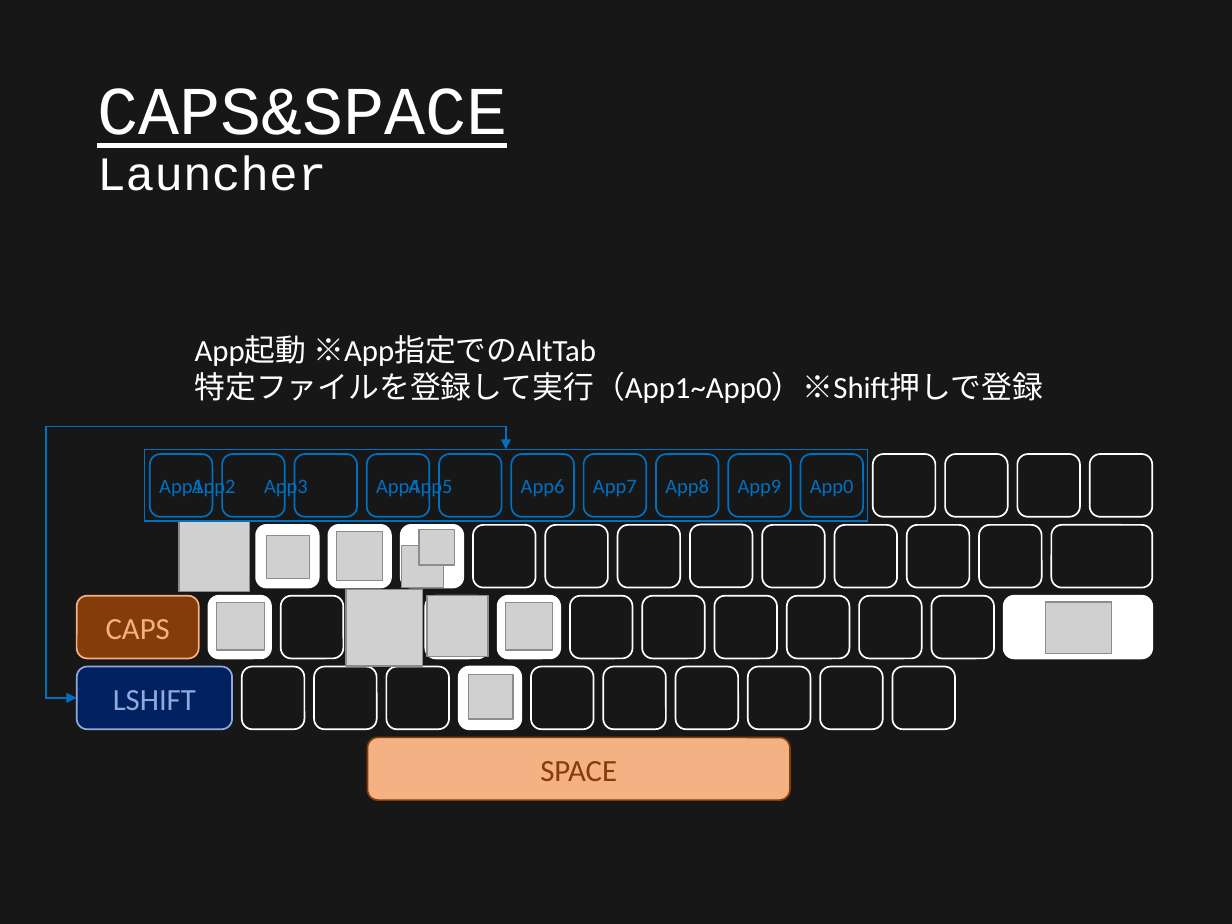
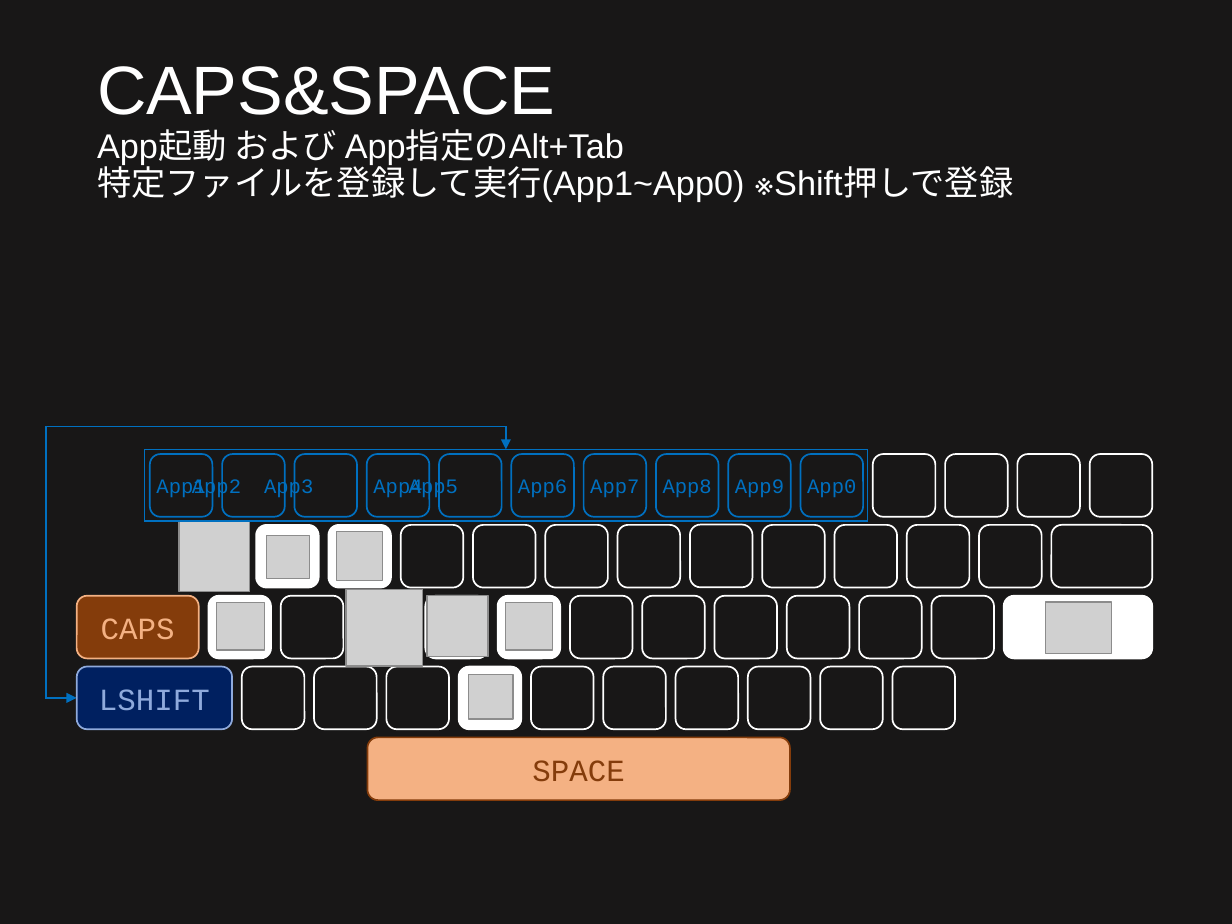
Before and after one commit to ittooo66/myAHK, a slide deck: slide 6 of MANUAL.pptx. Drawn at 1232x924 pixels with LibreOffice and Linux fonts; fonts in the diff are those of the drawing; grey boxes stand for pictures. Boxes give left, top, right and bottom in pixels: in the first picture for what was removed or moved away, otherwise in the second. Text is boxed around its words. In the diff, an @@ line names an element or a change of style, - is before the commit and + after.

```diff
--- a/MANUAL.pptx
+++ b/MANUAL.pptx
@@ title "CAPS&SPACE App起動 および App指定のAlt+Tab 特定ファイルを登録して実行(App1~App0) ..." at (x1=97, y1=66, x2=745, y2=202): vertical alignment middle to top @@
@@ title at (x1=97, y1=66, x2=745, y2=202): text changed; size 40 to 20 pt; font Courier New to Arial @@
-CAPS&SPACE
-Launcher
+CAPS&SPACE
+App起動 および App指定のAlt+Tab
+特定ファイルを登録して実行(App1~App0) ※Shift押しで登録
@@ text removed at (x1=195, y1=335, x2=1043, y2=403) @@
-    App起動 ※App指定でのAltTab
-    特定ファイルを登録して実行（App1~App0）※Shift押しで登録
@@ rounded rectangle at (x1=400, y1=525, x2=463, y2=588): fill #FFFFFF to none @@
@@ picture removed at (x1=419, y1=530, x2=455, y2=565) @@
@@ picture removed at (x1=402, y1=546, x2=444, y2=588) @@
@@ font Calibri to Courier New in 13 elements at (x1=150, y1=455, x2=213, y2=517), (x1=222, y1=455, x2=285, y2=517), (x1=294, y1=455, x2=357, y2=517), (x1=367, y1=455, x2=430, y2=517), (x1=439, y1=455, x2=501, y2=517), (x1=511, y1=455, x2=574, y2=517), (x1=584, y1=455, x2=647, y2=517), (x1=655, y1=455, x2=718, y2=517), (x1=728, y1=455, x2=791, y2=517), (x1=801, y1=455, x2=864, y2=517), (x1=76, y1=596, x2=198, y2=659), (x1=76, y1=667, x2=232, y2=729), (x1=367, y1=738, x2=790, y2=801) @@
```
Also in this commit, not shown: 10 other slides changed.
